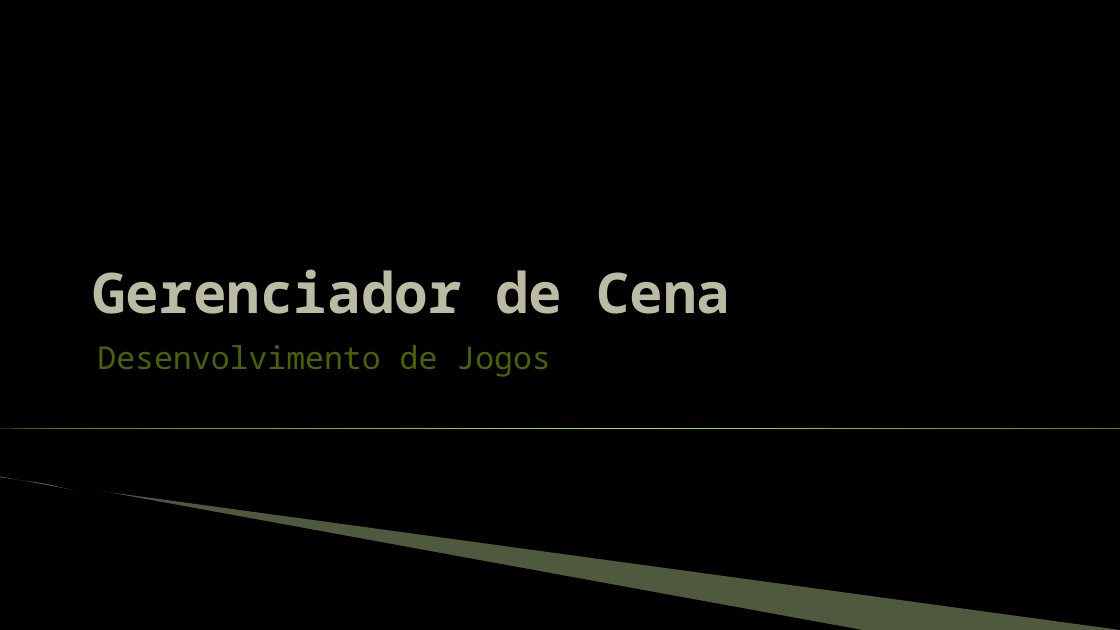
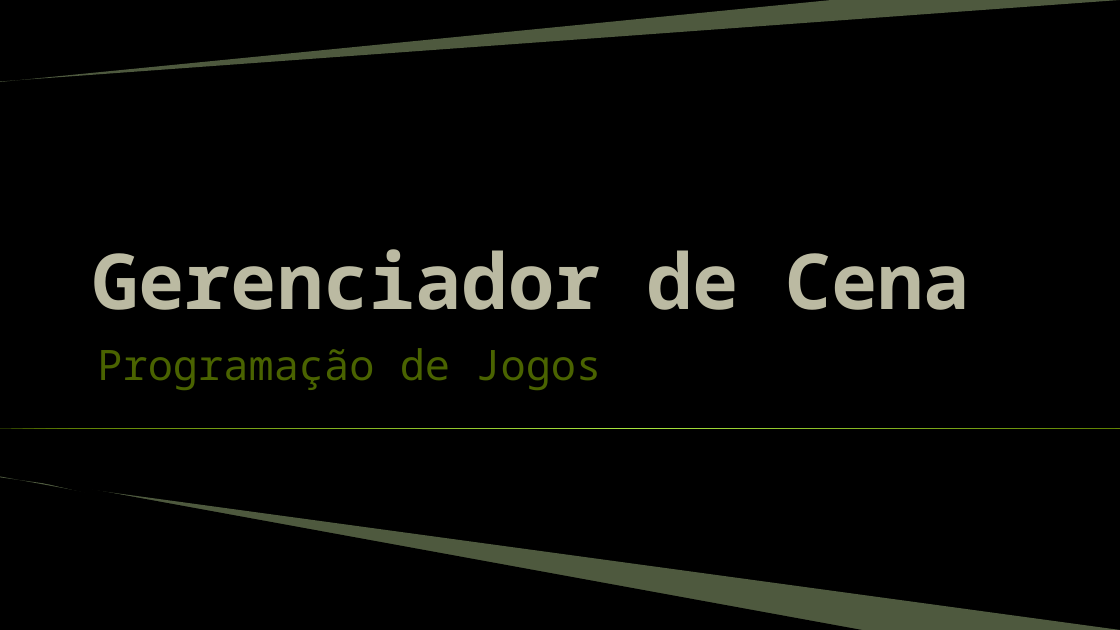
Before and after one commit to JudsonSS/Jogos, a slide deck: slide 1 of Slides/09. Gerenciador de Cena.pptx. Drawn at 1120x630 pixels with LibreOffice and Linux fonts; fonts in the diff are those of the drawing; background and template pictures are left out. Boxes give left, top, right and bottom in pixels: in the first picture for what was removed or moved away, otherwise in the second. Text is boxed around its words. In the diff, an @@ line names an element or a change of style, - is before the commit and + after.

```diff
--- a/Slides/09. Gerenciador de Cena.pptx
+++ b/Slides/09. Gerenciador de Cena.pptx
@@ freeform shape added at box(0, 0, 1120, 82), fill #C3E19D at 40% opacity @@
@@ title "Gerenciador de Cena" at box(92, 249, 970, 310): size 48 to 66 pt @@
@@ subtitle at box(97, 348, 601, 390): text changed; size 27 to 36 pt @@
-Desenvolvimento de Jogos
+Programação de Jogos
```
Also in this commit, not shown: 5 other slides changed.
